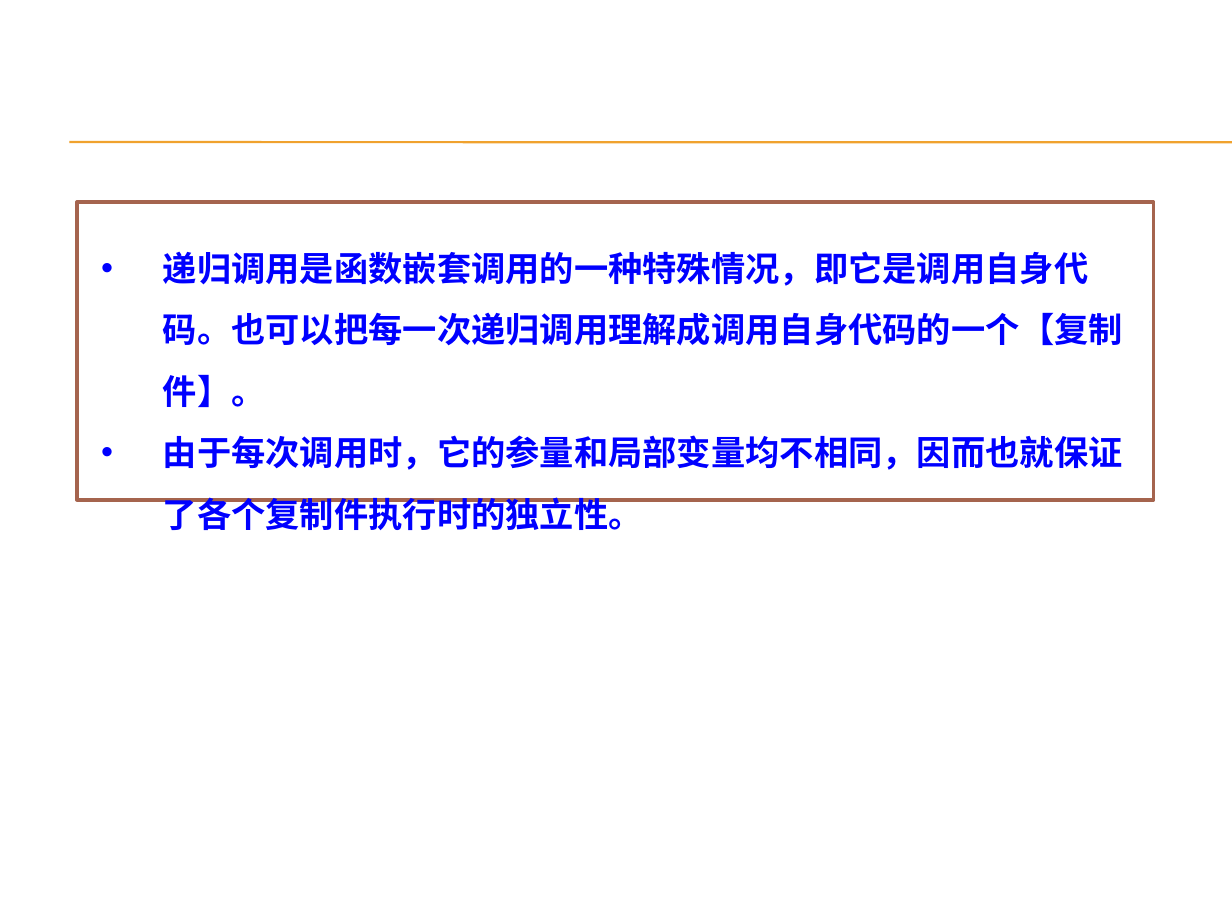
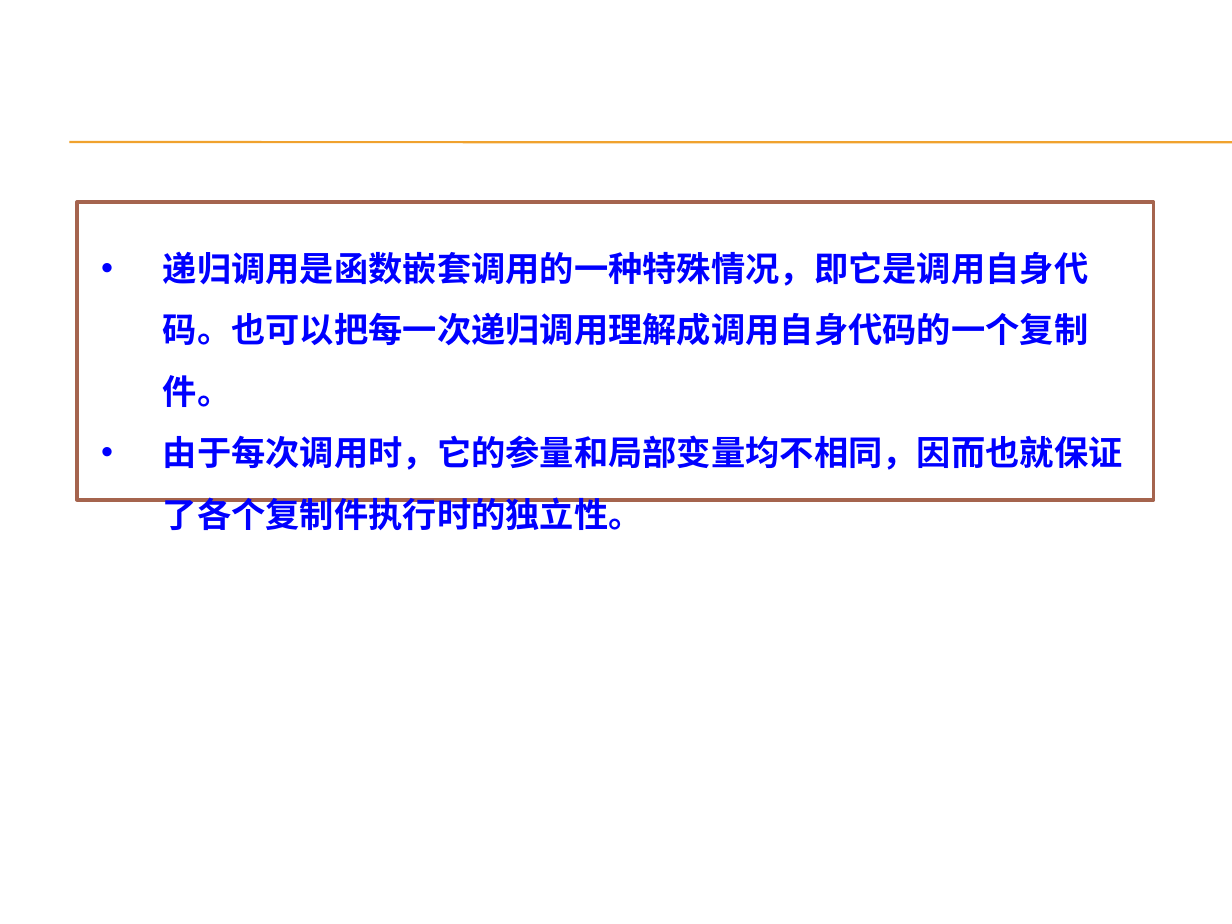
Before and after one commit to AllenW1116/Cpp-algorithm, a slide deck: slide 16 of 课程ppt/第2章 递归算法设计技术.pptx. Drawn at 1232x924 pixels with LibreOffice and Linux fonts; fonts in the diff are those of the drawing; background and template pictures are left out. Boxes give left, top, right and bottom in pixels: in the first picture for what was removed or moved away, otherwise in the second. Text is boxed around its words. In the diff, an @@ line names an element or a change of style, - is before the commit and + after.

```diff
--- a/课程ppt/第2章 递归算法设计技术.pptx
+++ b/课程ppt/第2章 递归算法设计技术.pptx
@@ text in rectangle at [163,251,1088,407]: text changed @@
-• 递归调用是函数嵌套调用的一种特殊情况，即它是调用自身代码。也可以把每一次递归调用理解成调用自身代码的一个【复制件】。
+• 递归调用是函数嵌套调用的一种特殊情况，即它是调用自身代码。也可以把每一次递归调用理解成调用自身代码的一个复制件。
```
Also in this commit, not shown: 4 other slides changed, 11 slides added, 13 other files.
